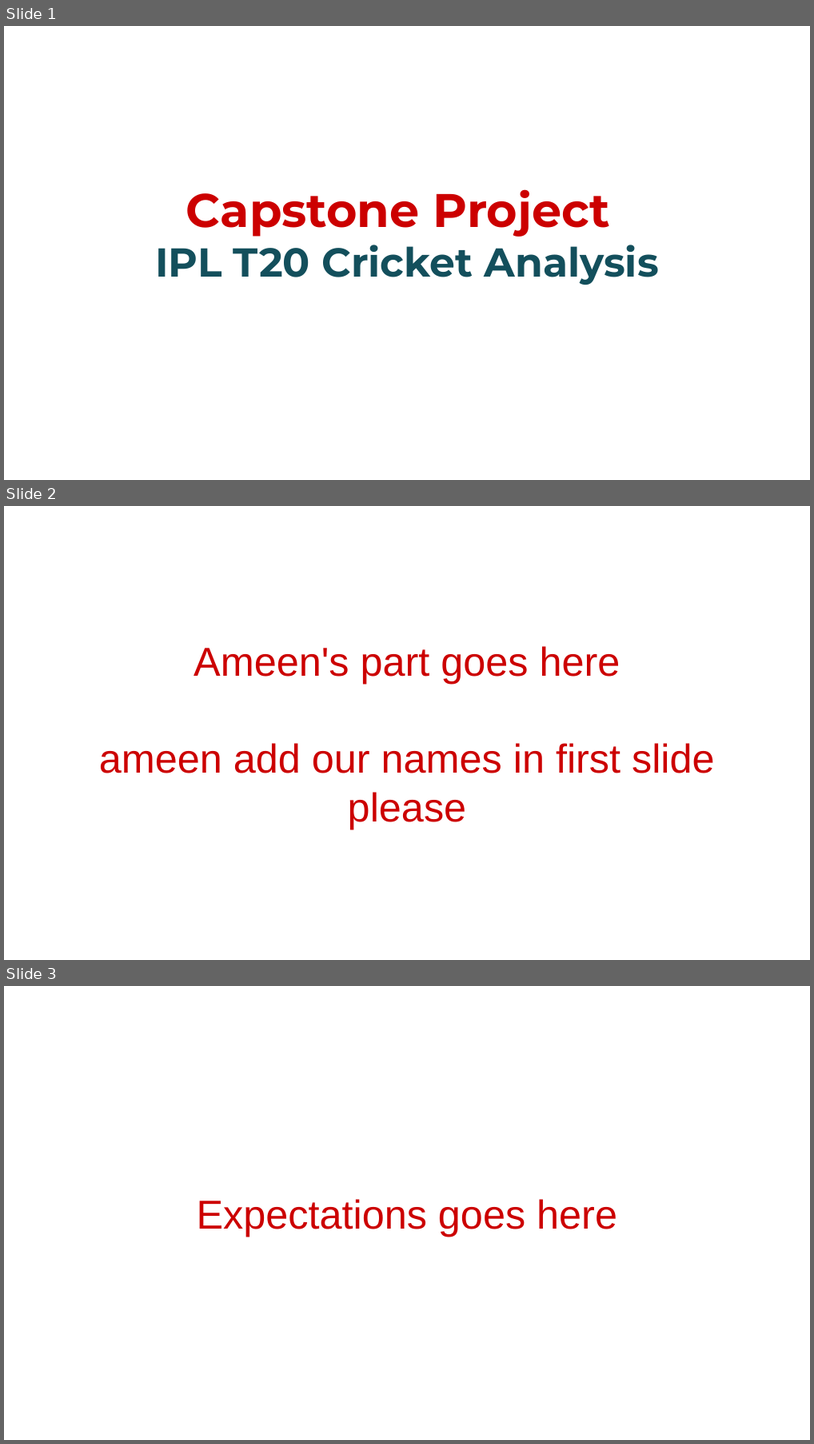
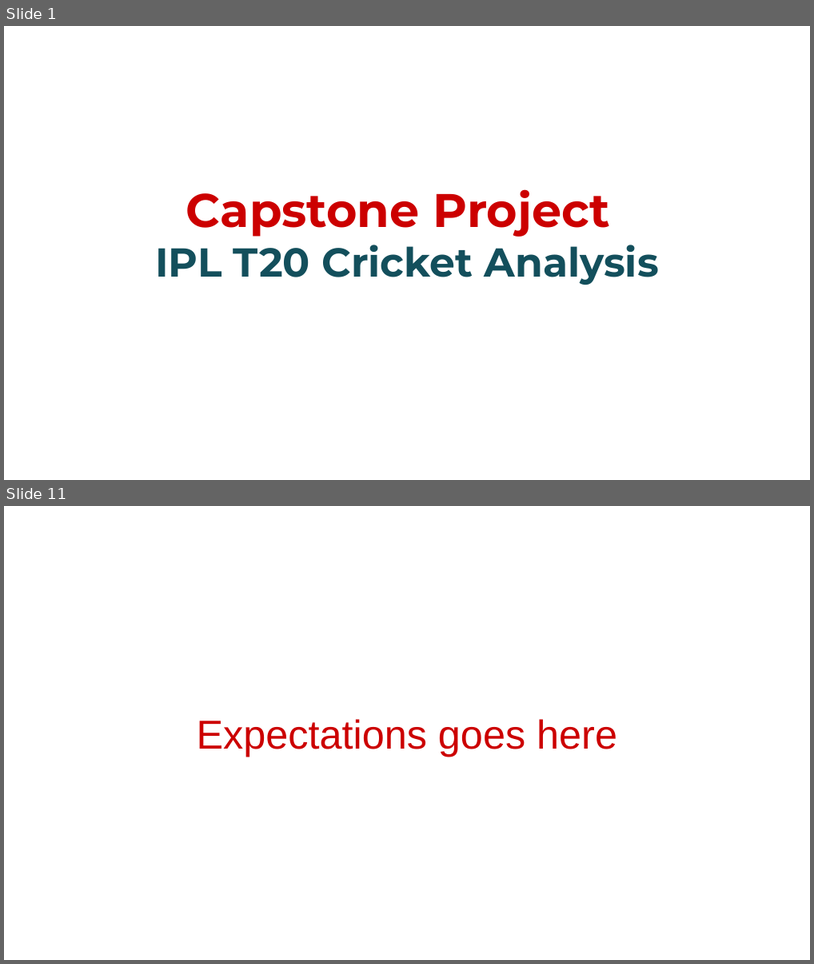
Before and after one commit to Pradip240/IPL-T20-Cricket-Analysis, a slide deck: CapstoneProjectPresentation.pptx. Shown one above the other, each under a label of ours: slides 1, 2 and 3 before the commit, slides 1 and 11 after it; the slides between them are not shown. The pictures are 814x1444 and 814x964 pixels, drawn with LibreOffice and Linux fonts; fonts in the diff are those of the drawing; background and template pictures are left out. Boxes give left, top, right and bottom in pixels: in the first picture for what was removed or moved away, otherwise in the second. Text is boxed around its words. In the diff, an @@ line names an element or a change of style, - is before the commit and + after.

Commit message:
My part updated

```diff
--- a/CapstoneProjectPresentation.pptx
+++ b/CapstoneProjectPresentation.pptx
@@ slide 2 removed at (4,506,810,960), background #FFFFFF @@
@@ title removed at (99,646,715,829) @@
-Ameen's part goes here
-ameen add our names in first slide please
@@ what was slide 3 is now slide 11 @@
```
Also in this commit, not shown: 1 slide changed, 9 slides added.
